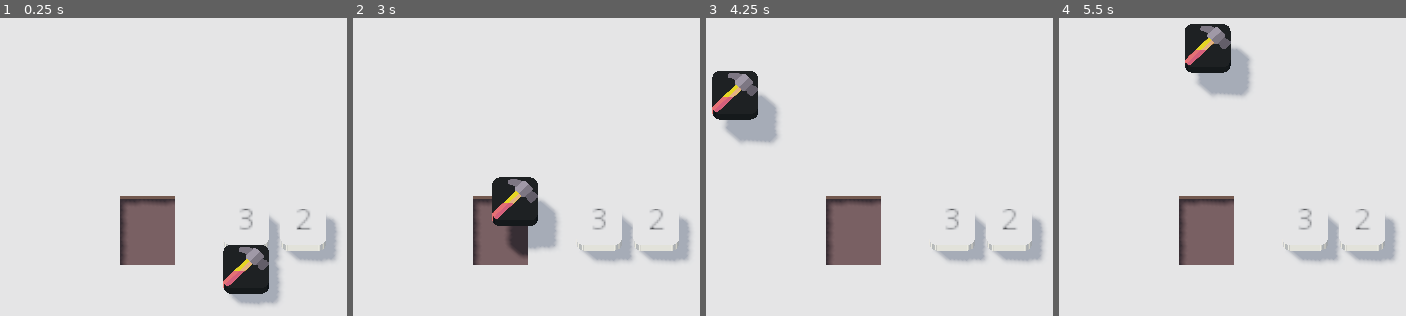
Above: before the commit, frames 1-4 (left to right).
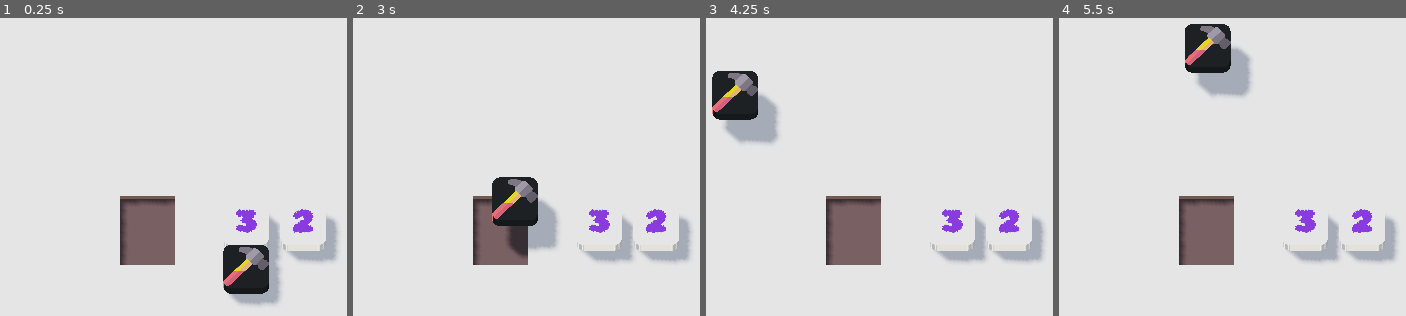
Above: after the commit, the same moments.

Repository: njj-abs/godot-merge-tile
Game: Godot game, scene res://3D/physics/DragAndDrop.tscn
The game is run twice, just before and just after one commit, with the same random seed, the same clock (stepped at 60 frames per second) and the same inputs. The engine's default icon, where the game draws it, is replaced by a stand-in: a white triangle on a blue panel in a dark square.
Inputs (mouse positions are in pixels of both pictures, inside the frame that each line leads up to):
- Up to frame 1 (0.25 s): no input
- Up to frame 2 (3 s): tap Enter at 0.5, 2 s; move the mouse to (outside the picture) at 0.52 s; click (outside the picture) at 0.67 s; tap Space at 1.25, 2.75 s; drag from (460, 199) to (582, 268) at 1.27 s; move the mouse to (outside the picture) at 2.02 s; click (outside the picture) at 2.17 s; drag from (582, 268) to (380, 104) at 2.77 s
- Up to frame 3 (4.25 s): tap Enter at 3.5 s; move the mouse to (outside the picture) at 3.52 s; click (outside the picture) at 3.67 s
- Up to frame 4 (5.5 s): tap Space at 4.25 s; drag from (1086, 104) to (1208, 56) at 4.27 s; move the mouse to (1367, 175) at 5.02 s; click (1367, 175) at 5.17 s

The runs differ from the first frame. In frame 1, 0.7% of the frame differs, in the area x 68-91%, y 64-73%; in frame 2, 0.7%; in frame 3, 0.7%; in frame 4, 0.7%.

Commit message:
Added the font for label3D.

Diff:
--- a/3D/physics/Tile.tscn
+++ b/3D/physics/Tile.tscn
@@ -1,14 +1,19 @@
-[gd_scene load_steps=7 format=2]
+[gd_scene load_steps=9 format=2]
 
 [ext_resource path="res://addons/DragDrop3D/Draggable.gd" type="Script" id=1]
 [ext_resource path="res://3D/physics/Tile.gd" type="Script" id=2]
 [ext_resource path="res://3D/physics/Label3D.gd" type="Script" id=3]
+[ext_resource path="res://fonts/RubilBubbles/RubikBubbles-Regular.ttf" type="DynamicFontData" id=4]
 [ext_resource path="res://3D/model/tile/Tile.gltf" type="PackedScene" id=5]
 
 [sub_resource type="PhysicsMaterial" id=5]
 bounce = 0.1
 
 [sub_resource type="BoxShape" id=2]
+
+[sub_resource type="DynamicFont" id=6]
+size = 145
+font_data = ExtResource( 4 )
 
 [node name="Tile" type="RigidBody"]
 transform = Transform( 1, 0, 0, 0, 1, 0, 0, 0, 1, 3, 0.1, 0 )
@@ -29,8 +34,8 @@
 
 [node name="Label3D" type="Label3D" parent="."]
 transform = Transform( 1, 0, 0, 0, -4.37114e-08, 1, 0, -1, -4.37114e-08, 0, 0, 0 )
-pixel_size = 0.1
-modulate = Color( 0, 0, 0, 1 )
+modulate = Color( 0.388235, 0.164706, 0.882353, 1 )
+font = SubResource( 6 )
 script = ExtResource( 3 )
 
 [node name="Tween" type="Tween" parent="."]
Binary file added: fonts/Anton/Anton-Regular.ttf
Not shown, added: fonts/Anton/OFL.txt
Binary file added: fonts/ArchivoBlack/ArchivoBlack-Regular.ttf
Not shown, added: fonts/ArchivoBlack/OFL.txt
Binary file added: fonts/LilitaOne/LilitaOne-Regular.ttf
Not shown, added: fonts/LilitaOne/OFL.txt
Not shown, added: fonts/RubilBubbles/OFL.txt
Binary file added: fonts/RubilBubbles/RubikBubbles-Regular.ttf
